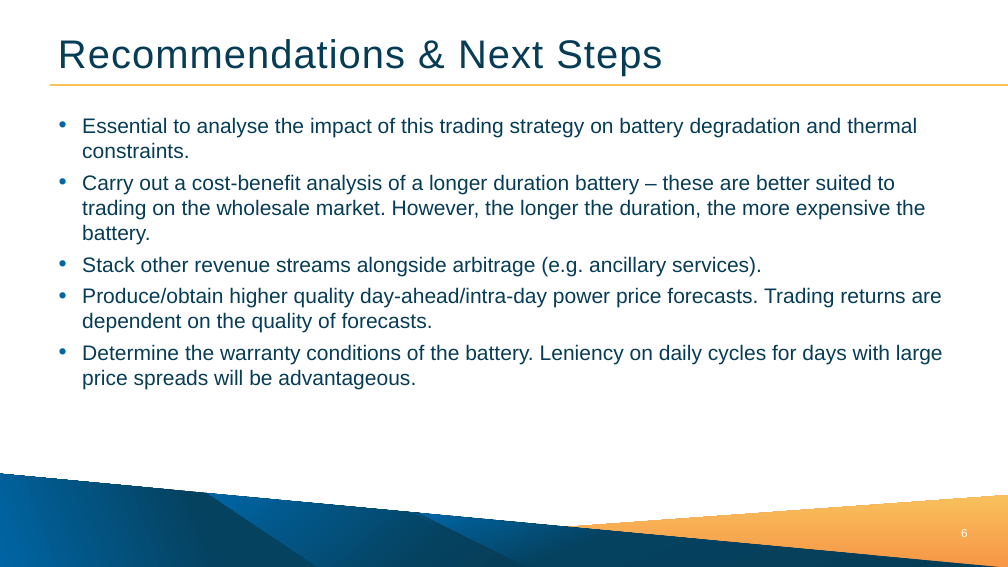
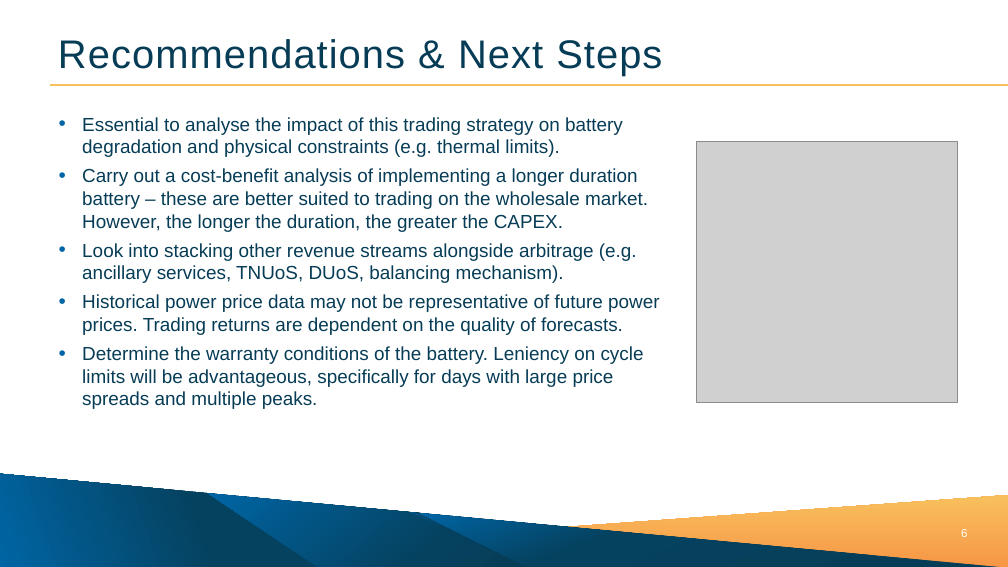
Before and after one commit to obedsimsamrc/zenobe_coding_interview, a slide deck: slide 6 of 100MWh Battery Presentation.pptx. Drawn at 1008x567 pixels with LibreOffice and Linux fonts; fonts in the diff are those of the drawing; grey boxes stand for pictures; background and template pictures are left out. Boxes give left, top, right and bottom in pixels: in the first picture for what was removed or moved away, otherwise in the second. Text is boxed around its words. In the diff, an @@ line names an element or a change of style, - is before the commit and + after.

```diff
--- a/100MWh Battery Presentation.pptx
+++ b/100MWh Battery Presentation.pptx
@@ text at bbox=[82, 117, 659, 409]: text changed; size 20 to 18 pt @@
-• Essential to analyse the impact of this trading strategy on battery degradation and thermal constraints.
-• Carry out a cost-benefit analysis of a longer duration battery – these are better suited to trading on the wholesale market. However, the longer the duration, the more expensive the battery.
-• Stack other revenue streams alongside arbitrage (e.g. ancillary services).
-• Produce/obtain higher quality day-ahead/intra-day power price forecasts. Trading returns are dependent on the quality of forecasts.
-• Determine the warranty conditions of the battery. Leniency on daily cycles for days with large price spreads will be advantageous.
+• Essential to analyse the impact of this trading strategy on battery degradation and physical constraints (e.g. thermal limits).
+• Carry out a cost-benefit analysis of implementing a longer duration battery – these are better suited to trading on the wholesale market. However, the longer the duration, the greater the CAPEX.
+• Look into stacking other revenue streams alongside arbitrage (e.g. ancillary services, TNUoS, DUoS, balancing mechanism).
+• Historical power price data may not be representative of future power prices. Trading returns are dependent on the quality of forecasts.
+• Determine the warranty conditions of the battery. Leniency on cycle limits will be advantageous, specifically for days with large price spreads and multiple peaks.
@@ picture added at bbox=[697, 141, 958, 402] @@
```
Also in this commit, not shown: 5 other slides changed, 16 other files.
